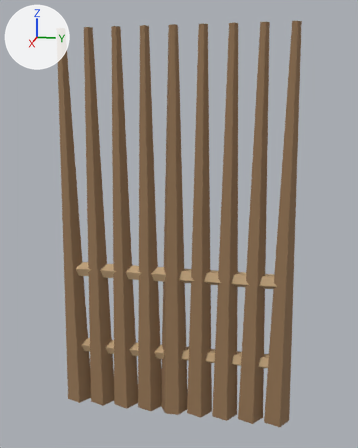
One commit to the glTF model assets/3d/models/palisade_05.glb: the scene before it, then after it.
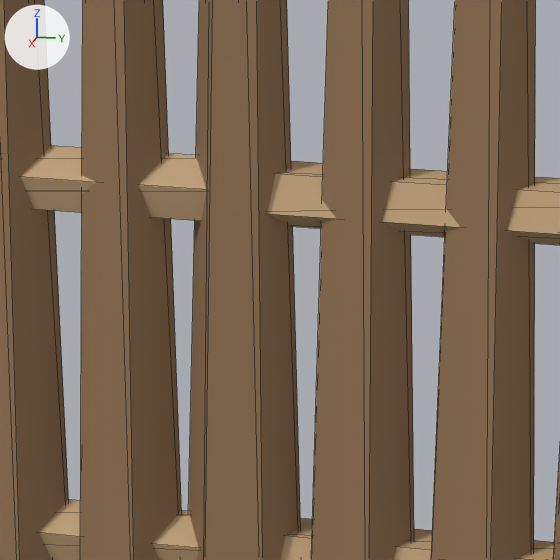
Each version is shown whole from a camera (50 mm lens) standing at (2.162, 0.456, 1.488) and looking at (-0.014, 0.021, 0.944), then close up on the part from 34% to 68% of the width and 52% to 79% of the height. The axes (+X, +Y, +Z) are drawn at upper left. The lights are the same throughout. The older version's two pictures come first. The close-ups show mesh edges as thin lines. Vertices at exactly the same position are counted once.

In view in the first close-up: 'palisade_05'.
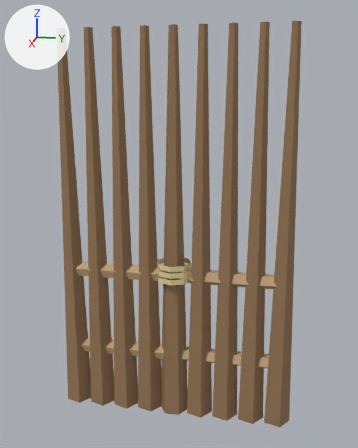
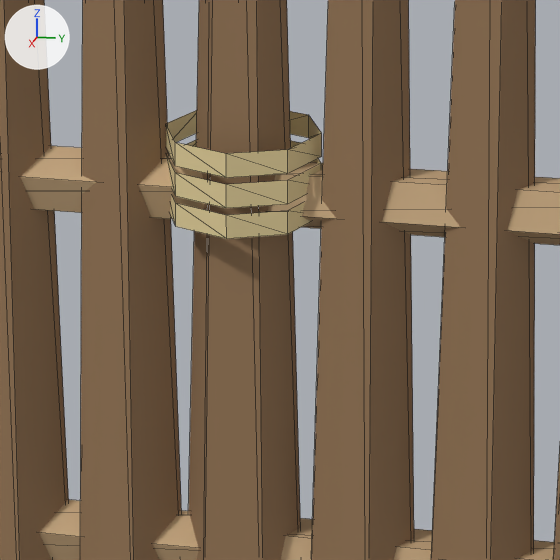
Location of each change, [x1, y1, x2, y2] in pixels of the close-ups (560 x 560 px):
part 1 of me_palisade_05, added (beige)
    after: [170, 194, 310, 239]
part 2 of me_palisade_05, added (beige)
    after: [166, 140, 321, 208]
part 3 of me_palisade_05, added (beige)
    after: [166, 110, 322, 178]

Edits to the bpy script that builds the scene:
```text
Add mat_thatch:
    mat_thatch = principled_material('thatch')
    mat_thatch.base_color = (0.78, 0.64, 0.33)  # beige #e5d19b
    mat_thatch.roughness = 0.85
Change me_palisade_05:
    used by ob_palisade_05; location = (0.0, 0.0, 0.0)
    remove me_palisade_05.from_pydata(...)  # 132 vertices, 212 faces; spans x -0.06..0.06, y -0.55..0.56, z 0.0..1.8
    add me_palisade_05.from_pydata(...)  # 180 vertices, 260 faces; spans x -0.08..0.08, y -0.55..0.56, z 0.0..1.8
    me_palisade_05 part 1: a new loose piece of 16 vertices spanning x -0.08..0.08, y -0.08..0.08, z 0.68..0.7, in mat_thatch (beige #e5d19b)
    me_palisade_05 part 2: a new loose piece of 16 vertices spanning x -0.08..0.08, y -0.08..0.08, z 0.71..0.73, in mat_thatch (beige #e5d19b)
    me_palisade_05 part 3: a new loose piece of 16 vertices spanning x -0.08..0.08, y -0.08..0.08, z 0.74..0.77, in mat_thatch (beige #e5d19b)
    other edits to the shape of me_palisade_05 do not show in these pictures
    add me_palisade_05.materials.append(mat_thatch)  # beige #e5d19b
```
